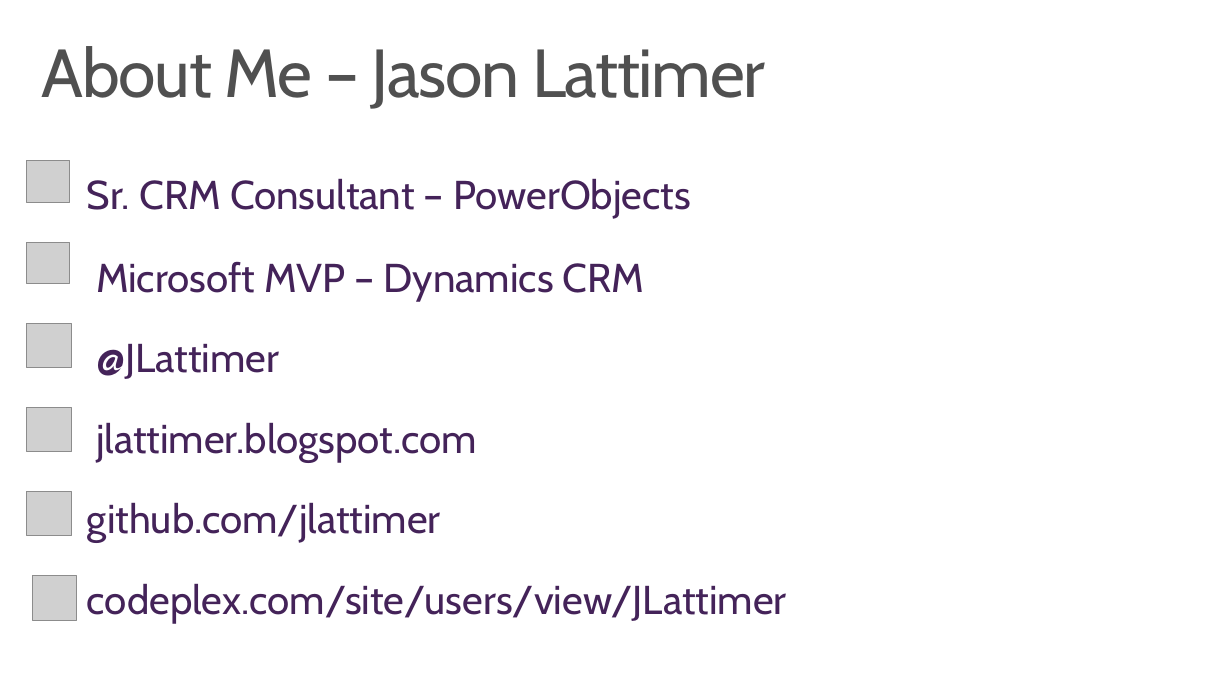
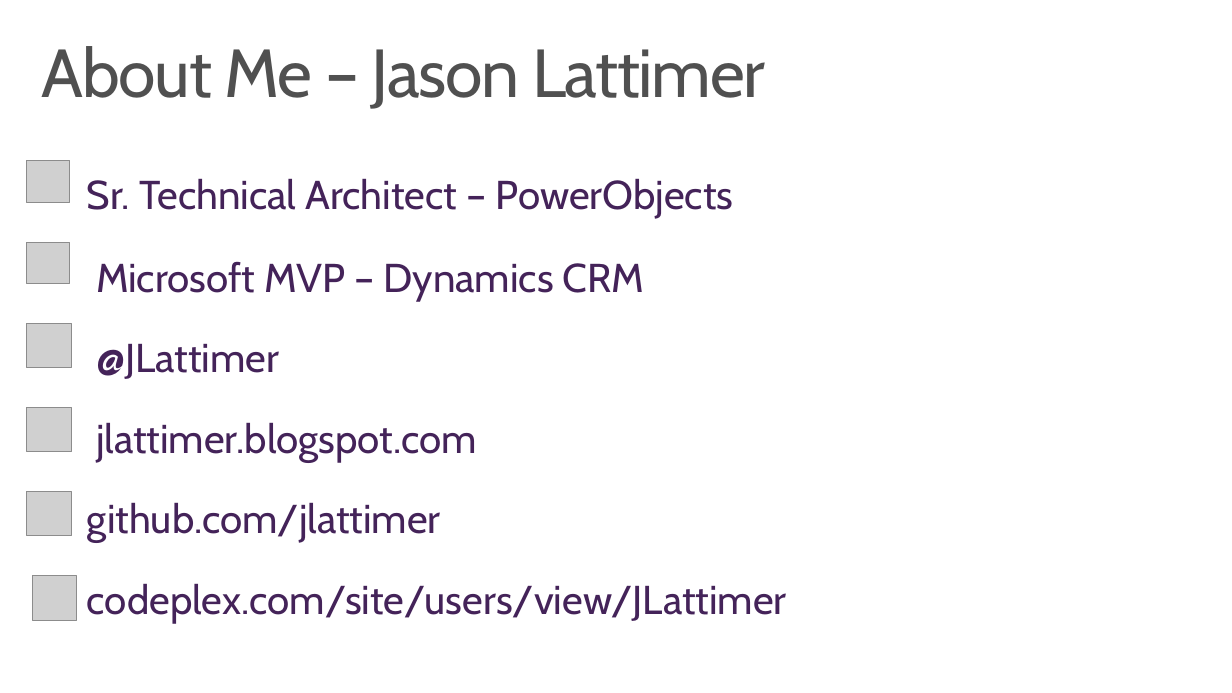
Before and after one commit to jlattimer/GoingBeyondReSharperWithRoslyn_Demo, a slide deck: slide 4 of Going Beyond ReSharper with Roslyn.pptx. Drawn at 1232x693 pixels with LibreOffice and Linux fonts; fonts in the diff are those of the drawing; grey boxes stand for pictures. Boxes give left, top, right and bottom in pixels: in the first picture for what was removed or moved away, otherwise in the second. Text is boxed around its words. In the diff, an @@ line names an element or a change of style, - is before the commit and + after.

```diff
--- a/Going Beyond ReSharper with Roslyn.pptx
+++ b/Going Beyond ReSharper with Roslyn.pptx
@@ text at (x1=87, y1=178, x2=734, y2=219): text changed @@
-Sr. CRM Consultant – PowerObjects
+Sr. Technical Architect – PowerObjects
```
Also in this commit, not shown: 3 other slides changed, 1 slide added.
